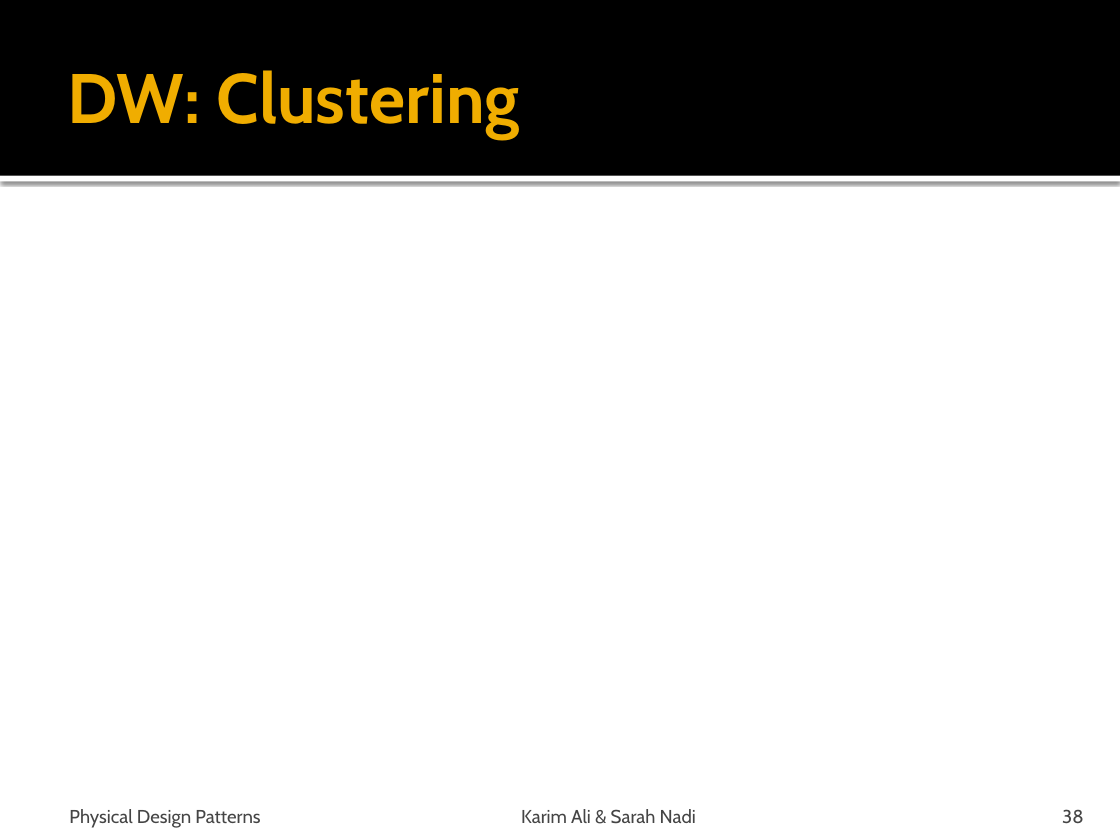
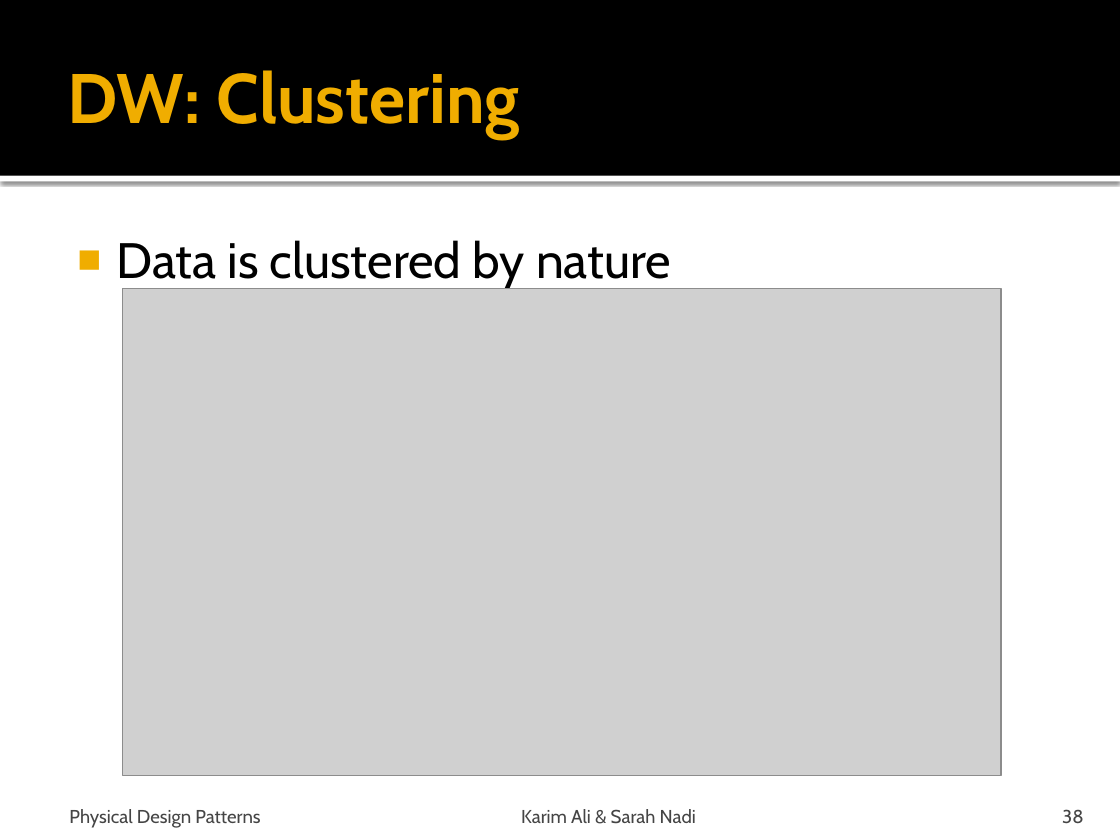
Before and after one commit to snadi/cs848-db, a slide deck: slide 38 of cs848-db/PhysDesignPres.pptx. Drawn at 1120x840 pixels with LibreOffice and Linux fonts; fonts in the diff are those of the drawing; grey boxes stand for pictures. Boxes give left, top, right and bottom in pixels: in the first picture for what was removed or moved away, otherwise in the second. Text is boxed around its words. In the diff, an @@ line names an element or a change of style, - is before the commit and + after.

```diff
--- a/cs848-db/PhysDesignPres.pptx
+++ b/cs848-db/PhysDesignPres.pptx
@@ text added at [116,240,671,288], 32 pt, text #000000 @@
+■ Data is clustered by nature
@@ picture added at [122,289,1000,775] @@
```
Also in this commit, not shown: 9 other slides changed, 2 slides removed, 3 other files.
